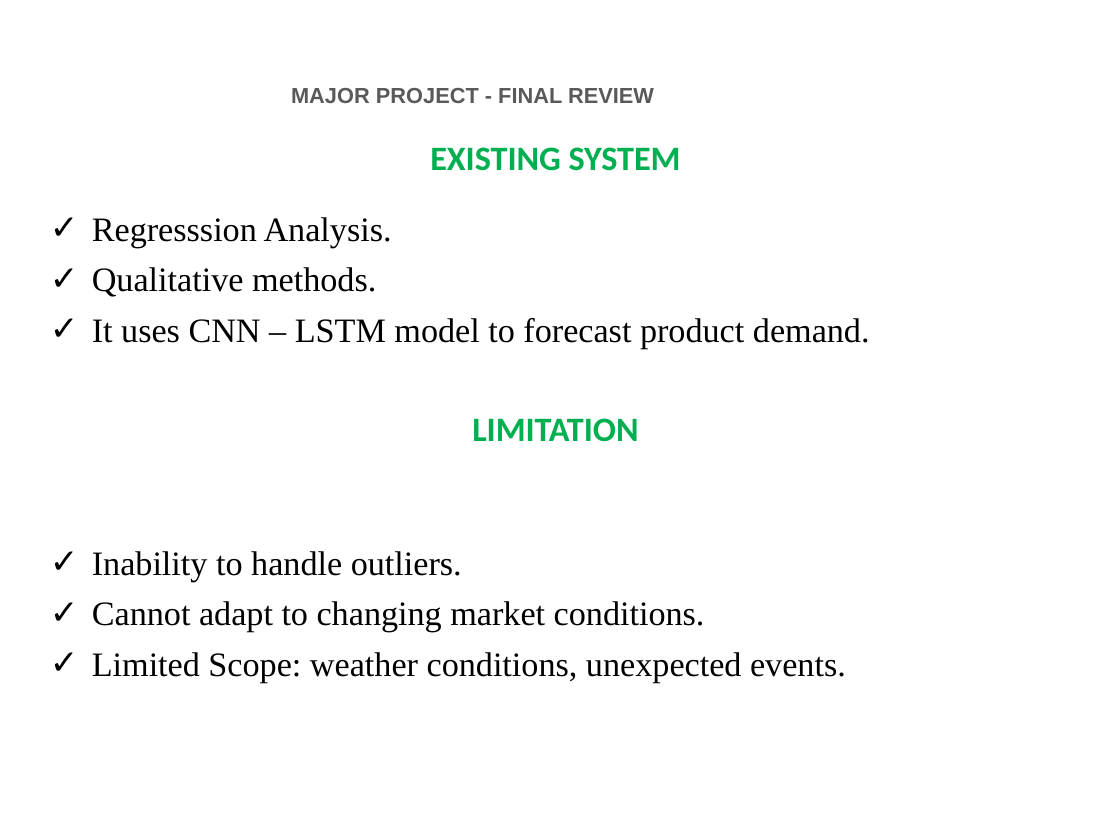
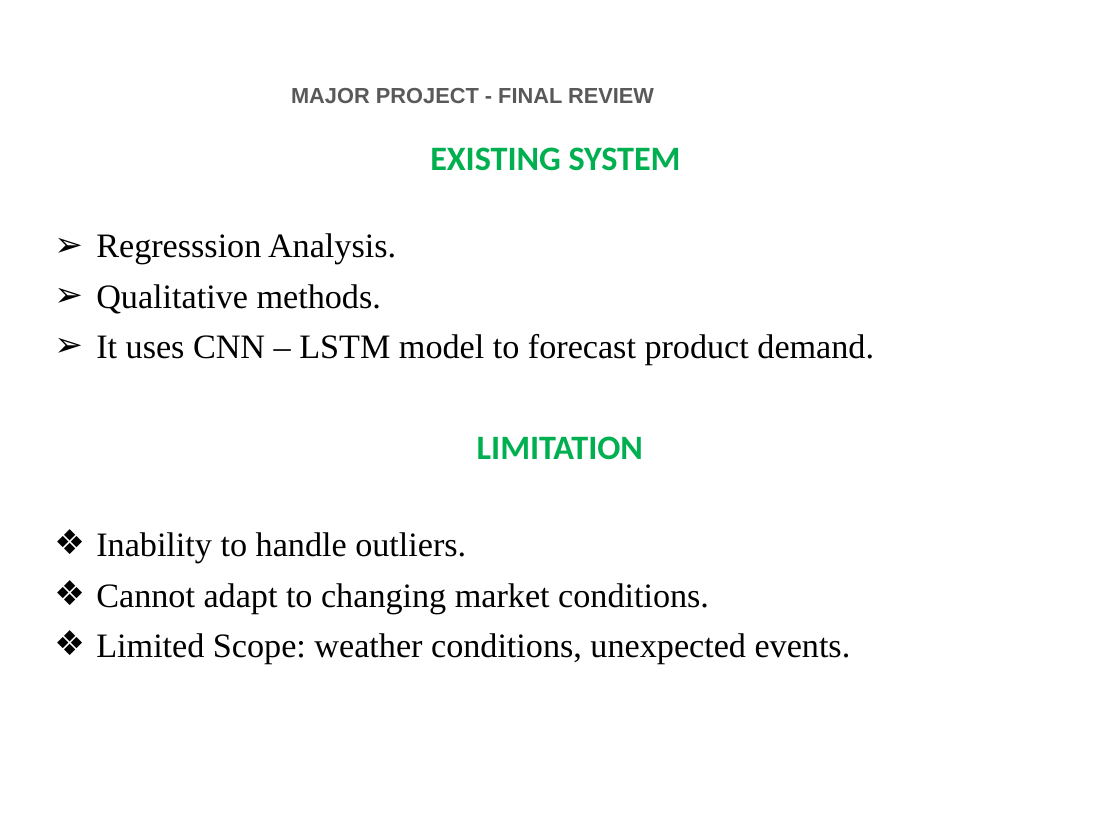
Before and after one commit to 24tarun/UG-project-Demand-Forecasting, a slide deck: slide 4 of FINAL_YEAR_PROJECT_PPT.pptx. Drawn at 1120x840 pixels with LibreOffice and Linux fonts; fonts in the diff are those of the drawing; background and template pictures are left out. Boxes give left, top, right and bottom in pixels: in the first picture for what was removed or moved away, otherwise in the second. Text is boxed around its words. In the diff, an @@ line names an element or a change of style, - is before the commit and + after.

Commit message:
updated

```diff
--- a/FINAL_YEAR_PROJECT_PPT.pptx
+++ b/FINAL_YEAR_PROJECT_PPT.pptx
@@ text "Regresssion Analysis." moved from (x1=92, y1=217, x2=870, y2=349) to (x1=96, y1=233, x2=874, y2=365) @@
@@ text "Regresssion Analysis." at (x1=96, y1=233, x2=874, y2=365): bullet ✓ to ➢ @@
@@ text "LIMITATION" moved from (x1=472, y1=418, x2=638, y2=442) to (x1=477, y1=436, x2=643, y2=460) @@
@@ text "Inability to handle outliers." moved from (x1=92, y1=551, x2=846, y2=683) to (x1=96, y1=532, x2=851, y2=664) @@
@@ text "Inability to handle outliers." at (x1=96, y1=532, x2=851, y2=664): bullet ✓ to ❖ @@
```
